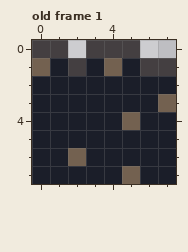
Pixel-art file, stored at Environment/OldHouse/Tiles/Dirt.aseprite. This is how it looked before the edit.
8x8 pixels, 2 frames. Shown: old frame 1. The commit also changed other frames, which this record leaves out.
Now the later version:
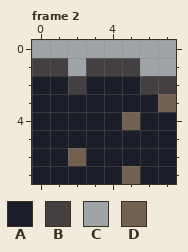
Palette (. is transparent): A #1b1e29  B #443f41  C #9ea4a7  D #736150
A new or re-ordered frame is compared with the old frame closest to it.
Diff:
frames 2 -> 3
Frame 2 is new; against old frame 1:
Colour A gives way to colour B in row 1 at x 1, 3 and 5; in row 2 at x 2 and 6 to 7.
Colour D gives way to colour B in row 1 at x 0 and 4.
The edit adds colour C in row 0 at x 2 and 6 to 7.
Colour B gives way to colour C in row 0 at x 0 to 1 and 3 to 5; in row 1 at x 2 and 6 to 7.
Pixel boxes of the changes (left, top, right, bottom) in both pictures:
changed: (32, 40, 176, 94)
